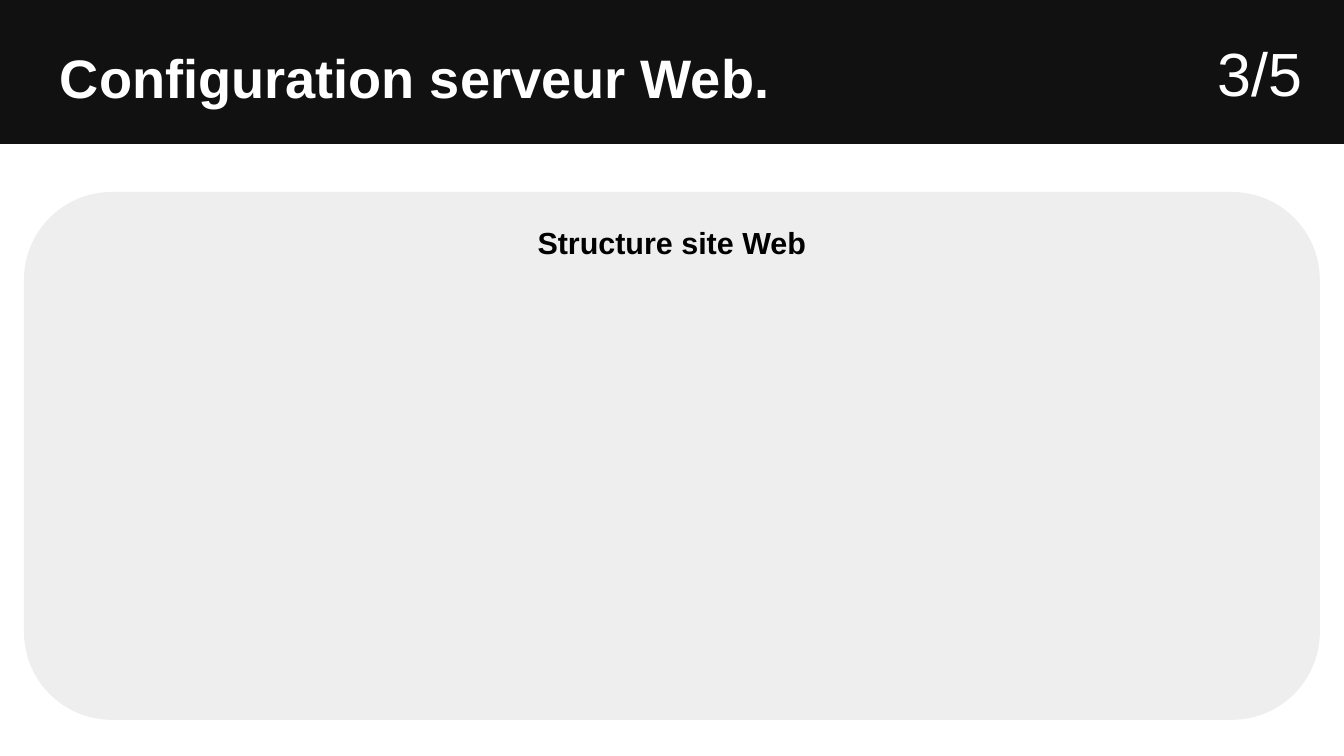
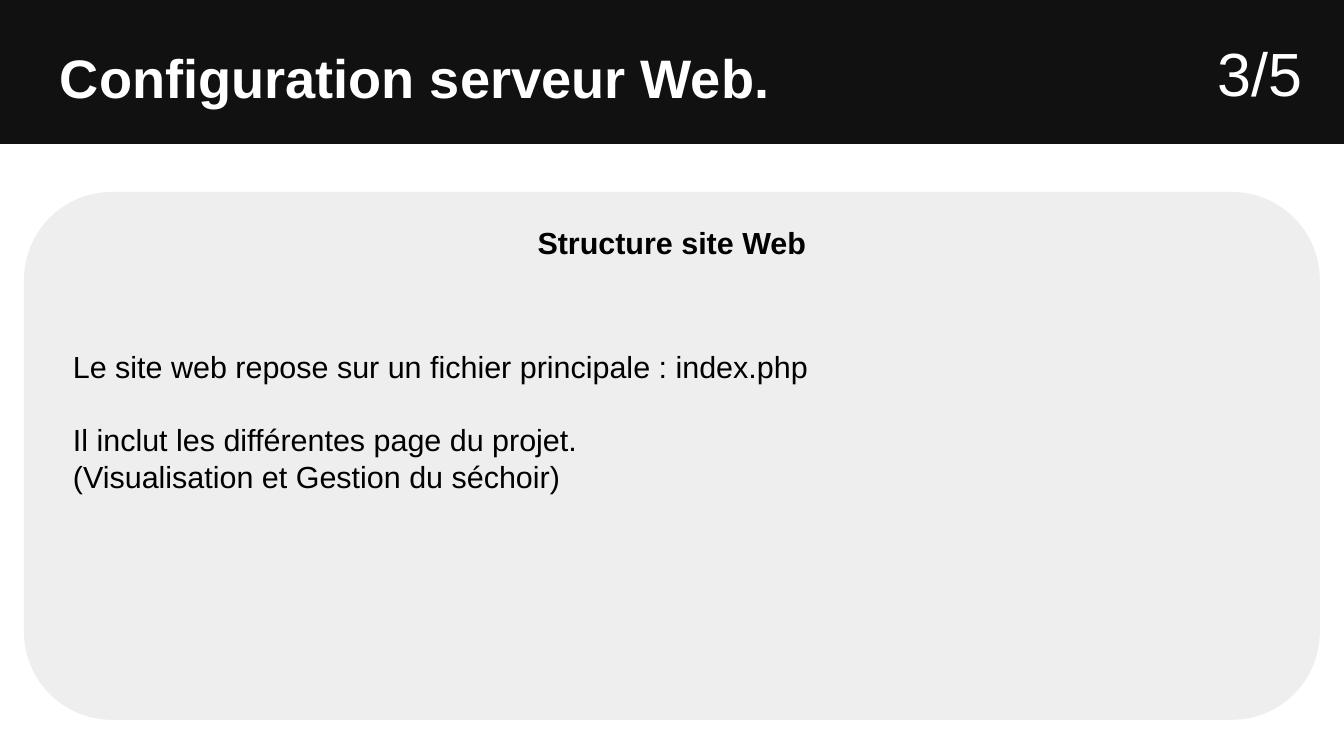
Before and after one commit to Sauvage89/sechoir-houblon, a slide deck: slide 26 of doc/diaporama/revu2/revu2_sauvage.odp (slide 24 before the commit). Drawn at 1344x756 pixels with LibreOffice and Linux fonts; fonts in the diff are those of the drawing. Boxes give left, top, right and bottom in pixels: in the first picture for what was removed or moved away, otherwise in the second. Text is boxed around its words. In the diff, an @@ line names an element or a change of style, - is before the commit and + after.

```diff
--- a/doc/diaporama/revu2/revu2_sauvage.odp
+++ b/doc/diaporama/revu2/revu2_sauvage.odp
@@ text added at bbox=[73, 356, 808, 494], 18 pt, text #000000 @@
+Le site web repose sur un fichier principale : index.php
+Il inclut les différentes page du projet.
+(Visualisation et Gestion du séchoir)
```
Also in this commit, not shown: 18 other slides changed, 9 slides added, 3 slides removed.
